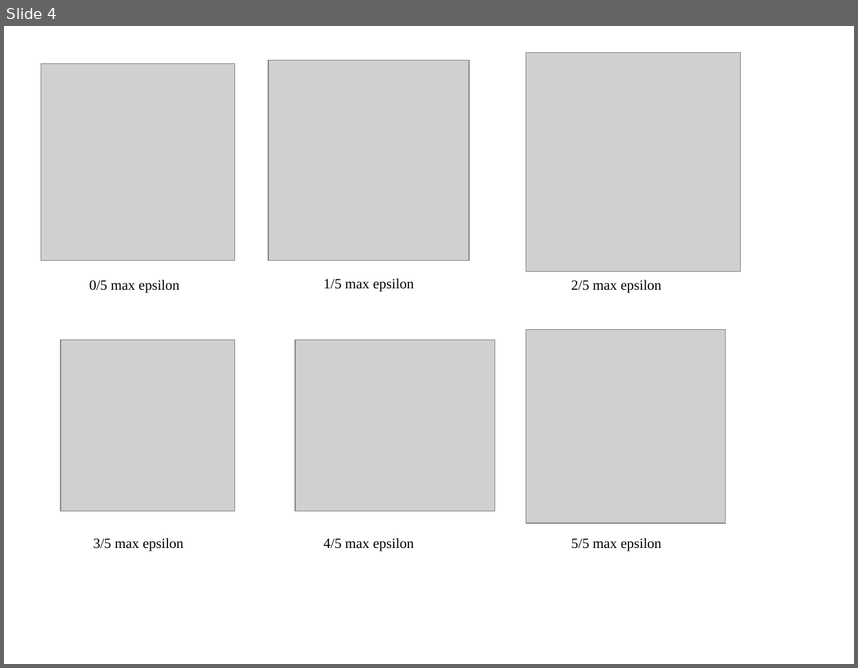
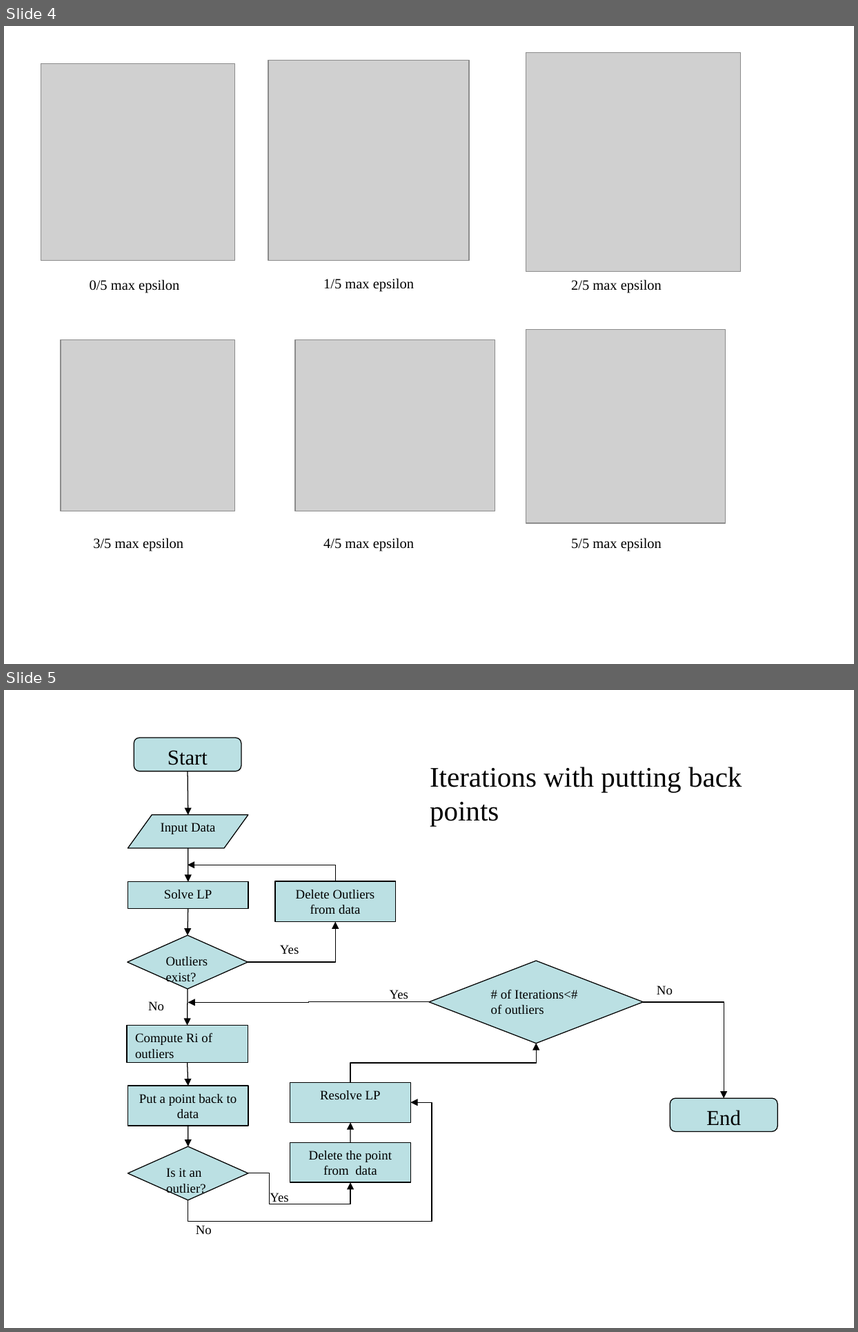
Before and after one commit to Hellozepp117/bolun117, a slide deck: papers/report 11 25.ppt. Shown one above the other, each under a label of ours: slide 4 before the commit, slides 4 and 5 after it. The pictures are 858x668 and 858x1332 pixels, drawn with LibreOffice and Linux fonts; fonts in the diff are those of the drawing; grey boxes stand for pictures; background and template pictures are left out. Boxes give left, top, right and bottom in pixels: in the first picture for what was removed or moved away, otherwise in the second. Text is boxed around its words. In the diff, an @@ line names an element or a change of style, - is before the commit and + after.

```diff
--- a/papers/report 11 25.ppt
+++ b/papers/report 11 25.ppt
@@ slide 5 added at (4,690,854,1328), background picture (left out) @@
@@ rounded rectangle added at (134,738,241,771), fill #BBE0E3, outline #000000 0.74 pt, 18 pt, text #000000 @@
+Start
@@ arrow added from (188, 771) to (188, 815), #000000 0.74 pt @@
@@ text added at (430,767,742,826), 24 pt, text #000000 @@
+Iterations with putting back points
@@ flow chart input output added at (128,815,249,848), fill #BBE0E3, outline #000000 0.74 pt, 11 pt, text #000000 @@
+Input Data
@@ arrow added from (188, 848) to (188, 881), #000000 0.74 pt @@
@@ elbow arrow added from (335, 881) to (188, 865), #000000 0.74 pt @@
@@ rectangle added at (128,881,249,909), fill #BBE0E3, outline #000000 0.74 pt, 11 pt, text #000000 @@
+Solve LP
@@ rectangle added at (275,881,396,922), fill #BBE0E3, outline #000000 0.74 pt, 11 pt, text #000000 @@
+Delete Outliers from data
@@ arrow added from (188, 909) to (188, 935), #000000 0.74 pt @@
@@ diamond added at (128,935,248,988), fill #BBE0E3, outline #000000 0.74 pt, 11 pt, text #000000 @@
+Outliers exist?
@@ elbow arrow added from (248, 962) to (335, 922), #000000 0.74 pt @@
@@ text added at (280,945,299,954), 11 pt, text #000000 @@
+Yes
@@ diamond added at (429,960,643,1043), fill #BBE0E3, outline #000000 0.74 pt, 11 pt, text #000000 @@
+# of Iterations<# of outliers
@@ arrow added from (188, 988) to (188, 1025), #000000 0.74 pt @@
@@ text added at (390,989,408,1002), 11 pt, text #000000 @@
+Yes
@@ text added at (657,985,673,994), 11 pt, text #000000 @@
+No
@@ text added at (148,1001,164,1010), 11 pt, text #000000 @@
+No
@@ elbow arrow added from (429, 1002) to (188, 1002), #000000 0.74 pt @@
@@ elbow arrow added from (643, 1002) to (724, 1098), #000000 0.74 pt @@
@@ rectangle added at (126,1025,247,1063), fill #BBE0E3, outline #000000 0.74 pt, 11 pt, text #000000 @@
+Compute Ri of outliers
@@ elbow arrow added from (350, 1082) to (536, 1043), #000000 0.74 pt @@
@@ arrow added from (188, 1063) to (188, 1085), #000000 0.74 pt @@
@@ rectangle added at (290,1082,411,1122), fill #BBE0E3, outline #000000 0.74 pt, 11 pt, text #000000 @@
+Resolve LP
@@ rectangle added at (128,1085,249,1125), fill #BBE0E3, outline #000000 0.74 pt, 11 pt, text #000000 @@
+Put a point back to data
@@ elbow arrow added from (188, 1200) to (410, 1103), #000000 0.74 pt @@
@@ rounded rectangle added at (671,1098,778,1131), fill #BBE0E3, outline #000000 0.74 pt, 18 pt, text #000000 @@
+End
@@ arrow added from (350, 1142) to (351, 1122), #000000 0.74 pt @@
@@ arrow added from (188, 1125) to (188, 1147), #000000 0.74 pt @@
@@ rectangle added at (290,1142,411,1182), fill #BBE0E3, outline #000000 0.74 pt, 11 pt, text #000000 @@
+Delete the point from data
@@ diamond added at (128,1147,249,1200), fill #BBE0E3, outline #000000 0.74 pt, 11 pt, text #000000 @@
+Is it an outlier?
@@ elbow arrow added from (248, 1173) to (351, 1182), #000000 0.74 pt @@
@@ text added at (270,1192,288,1204), 11 pt, text #000000 @@
+Yes
@@ text added at (196,1225,212,1234), 11 pt, text #000000 @@
+No
```
Also in this commit, not shown: 1 slide changed, 12 other slides added, 1 slide removed, 9 other files.
